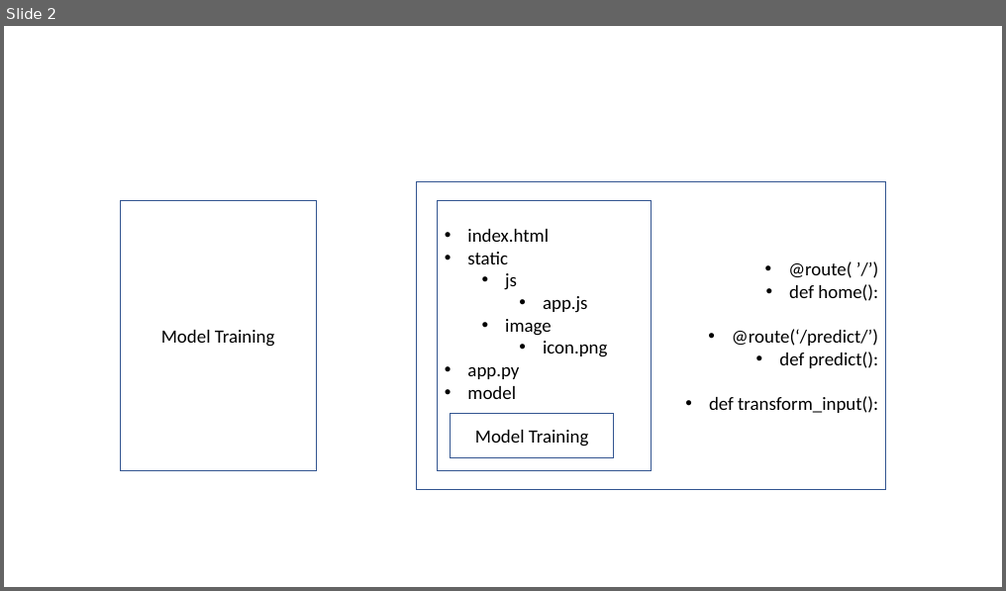
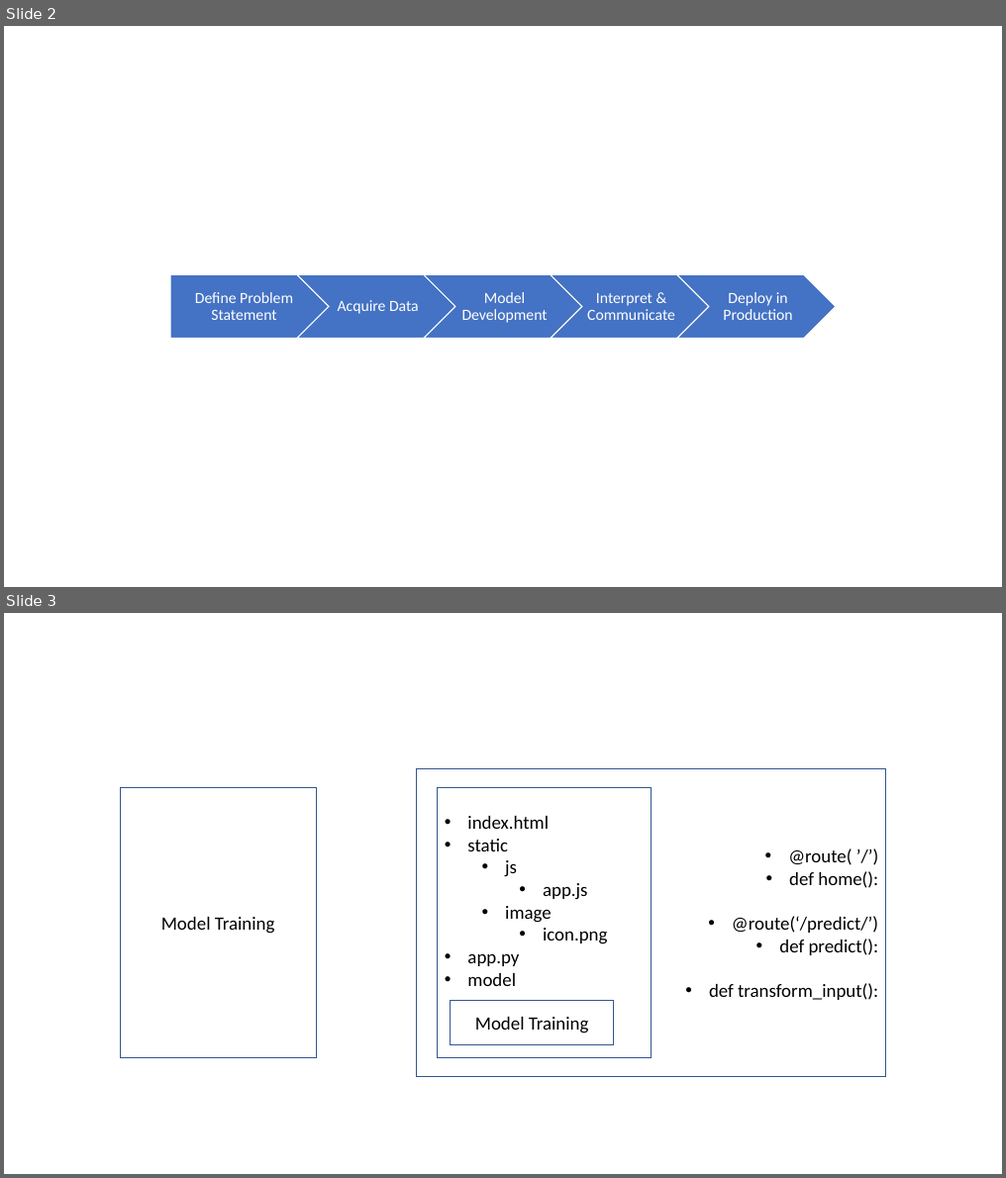
Before and after one commit to kevinclee26/salary_prediction, a slide deck: static/image/medium_post.pptx. Shown one above the other, each under a label of ours: slide 2 before the commit, slides 2 and 3 after it. The pictures are 1006x591 and 1006x1178 pixels, drawn with LibreOffice and Linux fonts; fonts in the diff are those of the drawing. Boxes give left, top, right and bottom in pixels: in the first picture for what was removed or moved away, otherwise in the second. Text is boxed around its words. In the diff, an @@ line names an element or a change of style, - is before the commit and + after.

Commit message:
updated PPT

```diff
--- a/static/image/medium_post.pptx
+++ b/static/image/medium_post.pptx
@@ slide 2 added at (4,26,1002,587), background #FFFFFF @@
@@ group added at (170,275,836,339): 5 texts, 4 chevrons, 1 pentagon arrow @@
+Define Problem Statement
+Acquire Data
+Model Development
+Interpret & Communicate
+Deploy in Production
@@ what was slide 2 is now slide 3 @@
```
